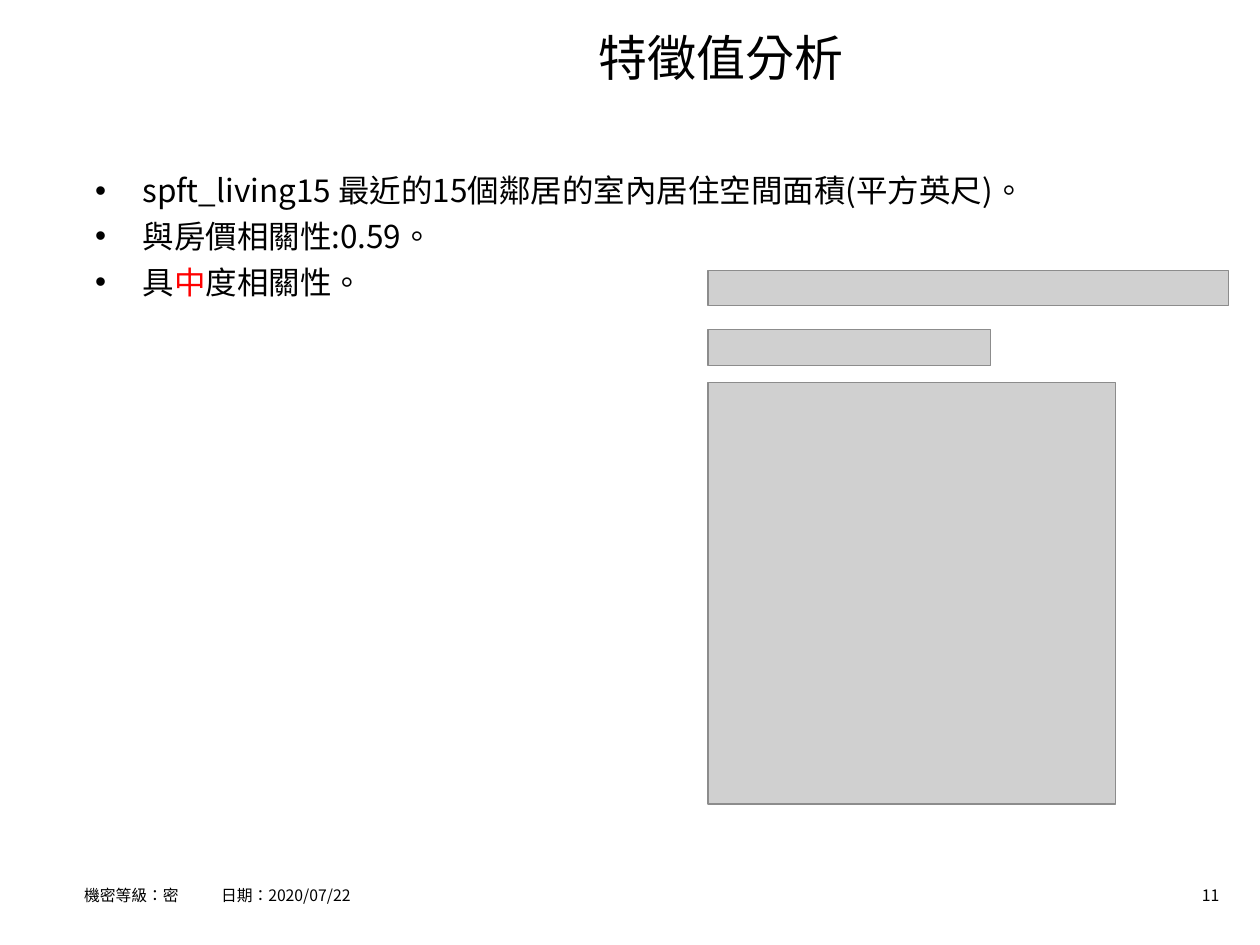
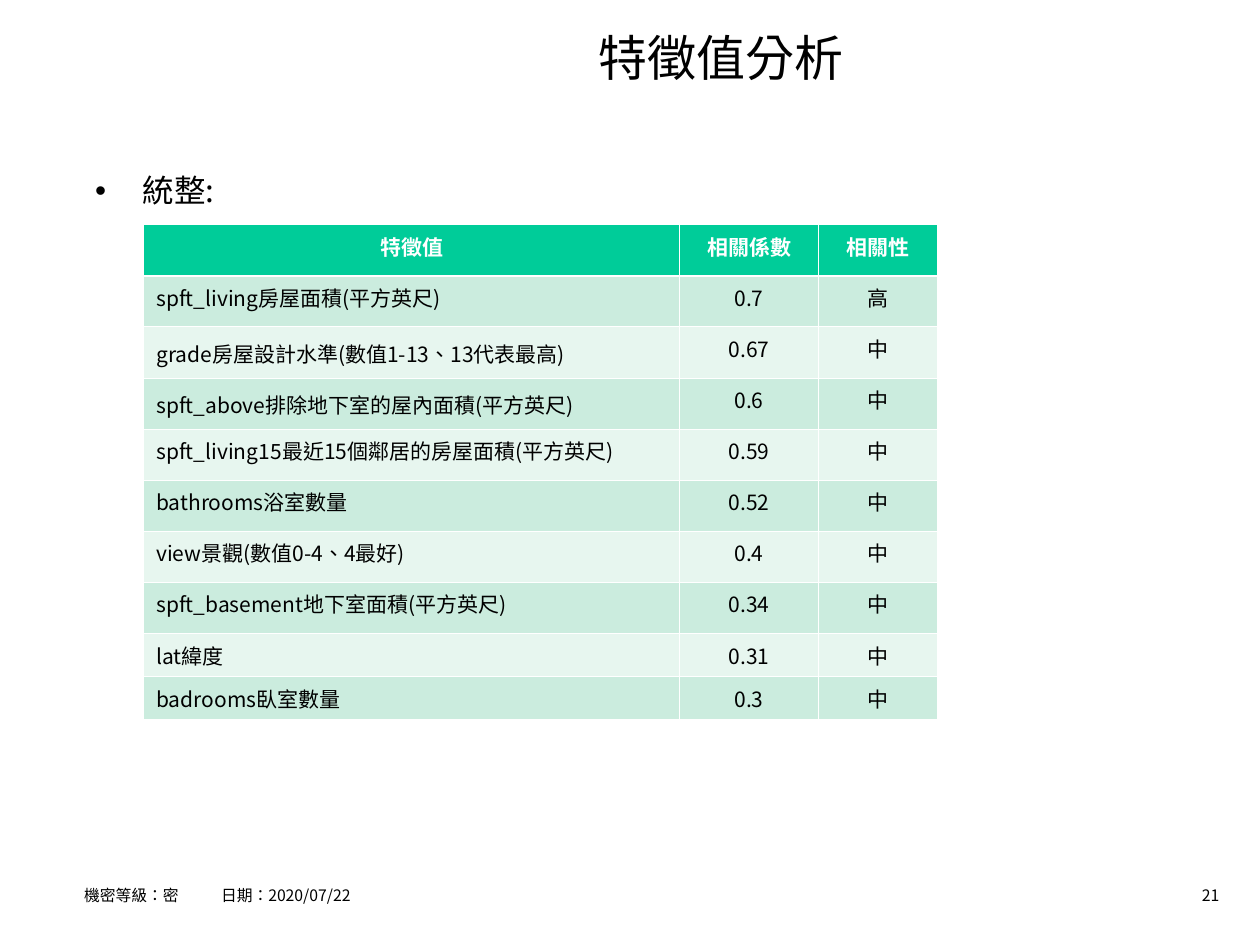
Before and after one commit to hrne/FINAL_REPORT, a slide deck: slide 21 of AI_Report/AI應用-不動產價格預測.ppt (slide 11 before the commit). Drawn at 1260x945 pixels with LibreOffice and Linux fonts; fonts in the diff are those of the drawing; grey boxes stand for pictures; background and template pictures are left out. Boxes give left, top, right and bottom in pixels: in the first picture for what was removed or moved away, otherwise in the second. Text is boxed around its words. In the diff, an @@ line names an element or a change of style, - is before the commit and + after.

```diff
--- a/AI_Report/AI應用-不動產價格預測.ppt
+++ b/AI_Report/AI應用-不動產價格預測.ppt
@@ text at (143,175,215,205): text changed @@
-• spft_living15 最近的15個鄰居的室內居住空間面積(平方英尺)。
-• 與房價相關性:0.59。
-• 具中度相關性。
+• 統整:
@@ table added at (144,224,936,714), 10 rows, 3 columns @@
+特徵值 | 相關係數 | 相關性
+spft_living房屋面積(平方英尺) | 0.7 | 高
+grade房屋設計水準(數值1-13、13代表最高) | 0.67 | 中
+spft_above排除地下室的屋內面積(平方英尺) | 0.6 | 中
+spft_living15最近15個鄰居的房屋面積(平方英尺) | 0.59 | 中
+bathrooms浴室數量 | 0.52 | 中
+view景觀(數值0-4、4最好) | 0.4 | 中
+spft_basement地下室面積(平方英尺) | 0.34 | 中
+lat緯度 | 0.31 | 中
+badrooms臥室數量 | 0.3 | 中
@@ picture removed at (708,271,1228,306) @@
@@ picture removed at (708,329,990,364) @@
@@ picture removed at (708,383,1116,804) @@
@@ page number at (1202,889,1219,901): text changed @@
-11
+21
```
Also in this commit, not shown: 15 other slides changed, 16 slides added, 9 slides removed, 14 other files.
